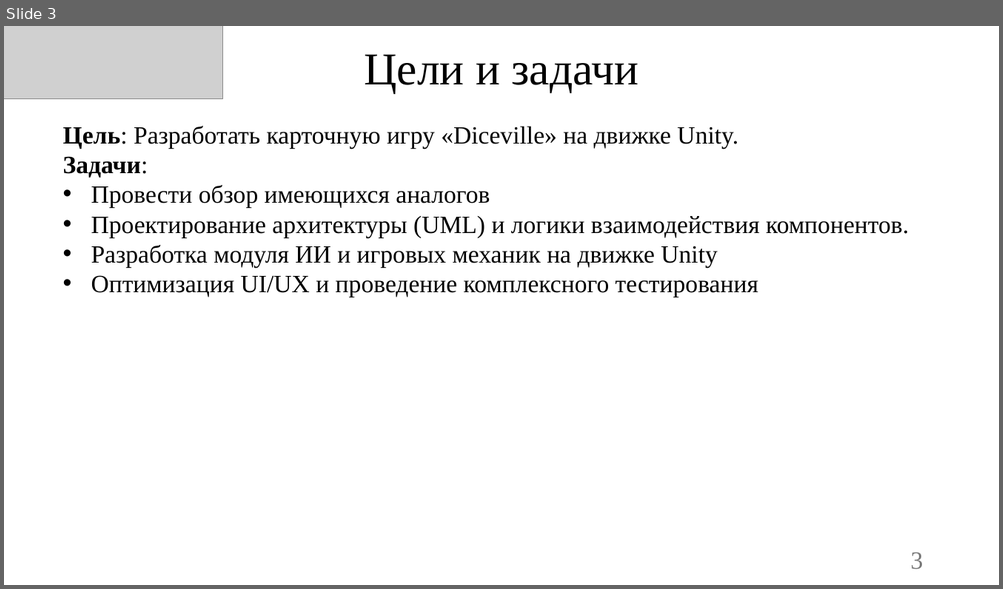
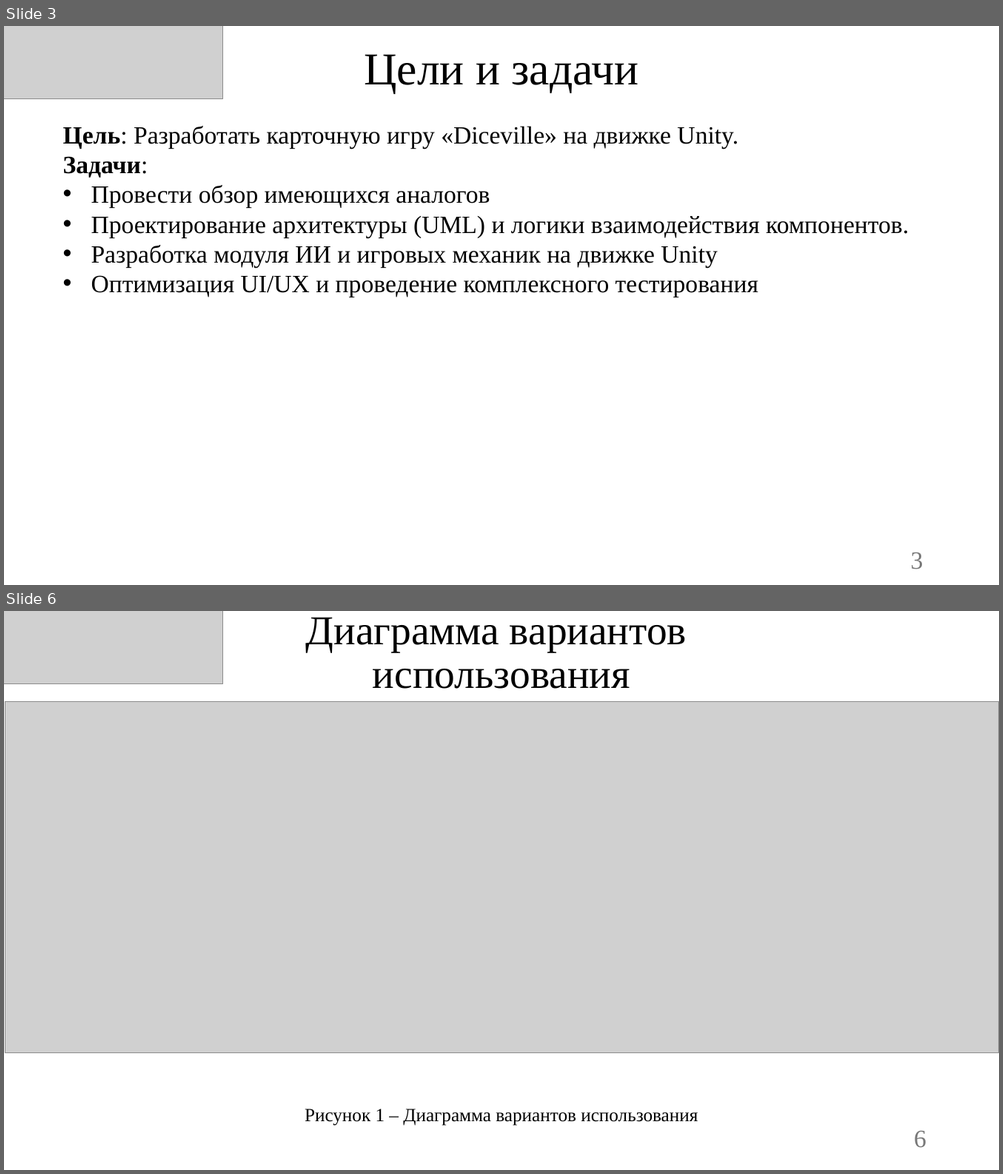
Before and after one commit to Owl-Man/ISPM, a slide deck: УПИС_Задание_№10/Презентация Diceville.pptx. Shown one above the other, each under a label of ours: slide 3 before the commit, slides 3 and 6 after it; the slides between them are not shown. The pictures are 1003x589 and 1003x1174 pixels, drawn with LibreOffice and Linux fonts; fonts in the diff are those of the drawing; grey boxes stand for pictures; background and template pictures are left out. Boxes give left, top, right and bottom in pixels: in the first picture for what was removed or moved away, otherwise in the second. Text is boxed around its words. In the diff, an @@ line names an element or a change of style, - is before the commit and + after.

```diff
--- a/УПИС_Задание_№10/Презентация Diceville.pptx
+++ b/УПИС_Задание_№10/Презентация Diceville.pptx
@@ slide 6 added at (4, 611, 999, 1170), background picture (left out) @@
@@ picture added at (4, 611, 223, 684) @@
@@ title added at (306, 617, 686, 689), 39.6 pt, text #000000 @@
+Диаграмма вариантов
+использования
@@ picture added at (5, 701, 999, 1054) @@
@@ text added at (304, 1109, 697, 1126), 18 pt, text #000000 @@
+Рисунок 1 – Диаграмма вариантов использования
@@ page number added at (913, 1131, 926, 1148), 24 pt, text #797979 @@
+6
```
Also in this commit, not shown: 1 slide changed, 9 other slides added, 1 slide removed.
